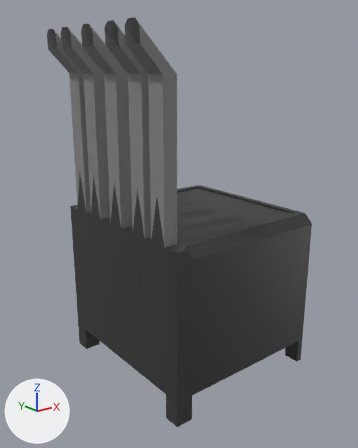
One commit to the Blender file Assets/3DModels/House/Furniture_Appliences/Stove.blend: the scene before it, then after it.
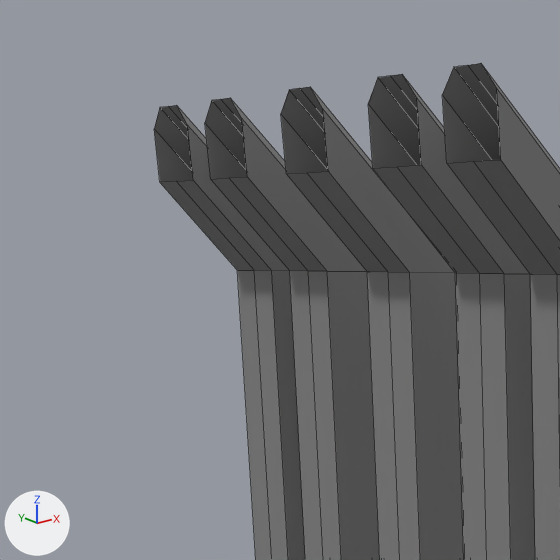
Old and new are each drawn whole from a 50 mm lens placed at (-9.71, -11.53, 9.57), pointed at (-0.53, -0.05, 4.98) and again close up on the part from 1% to 44% of the width and 0% to 34% of the height. Every picture has the same lights, and +X, +Y and +Z are marked at lower left. The close-ups show mesh edges as thin lines.

Before the edit, the objects in view are built like this:
```python
me_cube = bpy.data.meshes.new('Cube')
me_cube.from_pydata(...)  # 501 vertices, 470 faces; spans x -1.22..1.0, y -1.0..1.0, z -1.28..2.43
# faces by material slot: [364, 16, 90]
me_cube.materials.append(mat_material)  # black #343434
me_cube.materials.append(mat_material_001)  # orange #e76d00
me_cube.materials.append(mat_material_002)  # grey #848484
ob_cube = bpy.data.objects.new('Cube', me_cube)
ob_cube.location = (0.0, 0.0, 3.86)
ob_cube.scale = (2.77, 2.77, 2.77)
```
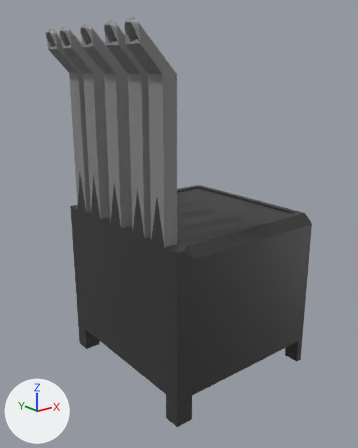
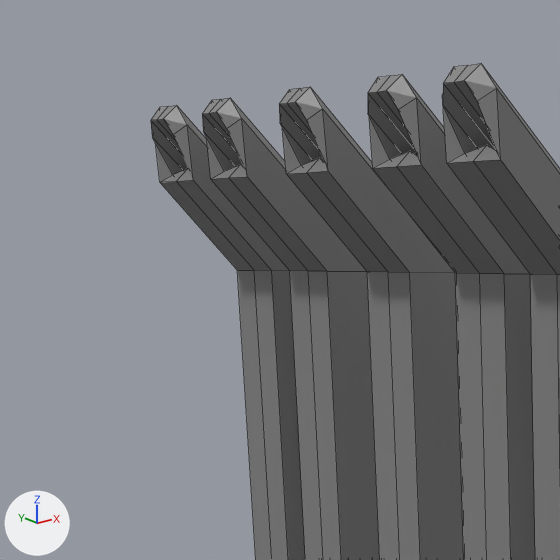
Changed parts and their boxes (x1, y1, x2, y2) in the close-ups (560 x 560 px):
'Cube', modifiers changed: before (154, 63, 560, 560); after (151, 63, 560, 560)

The change in detail:
Object 'Cube' (ob_cube) gains a SOLIDIFY modifier named 'Solidify'.
Modifier setting: thickness = 0.05.
